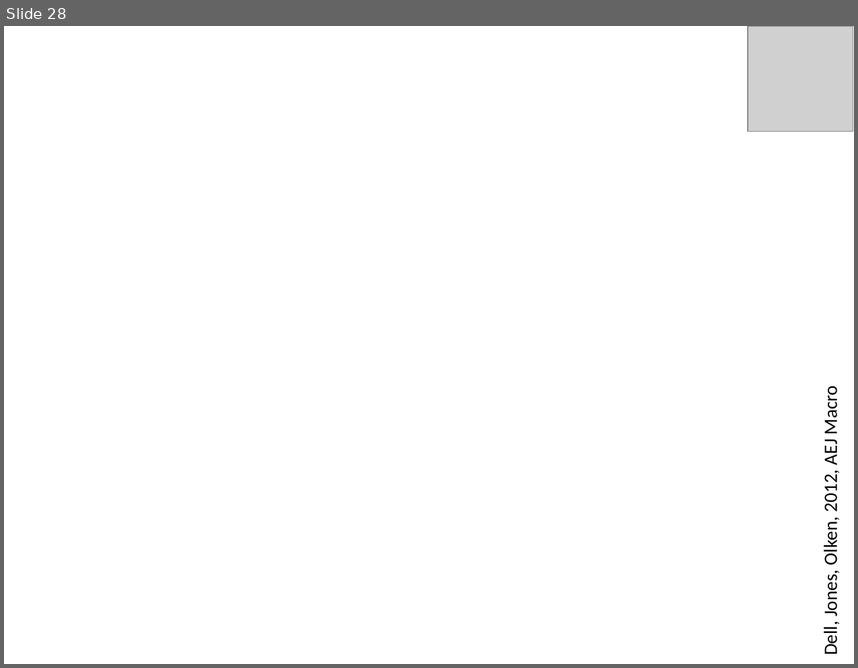
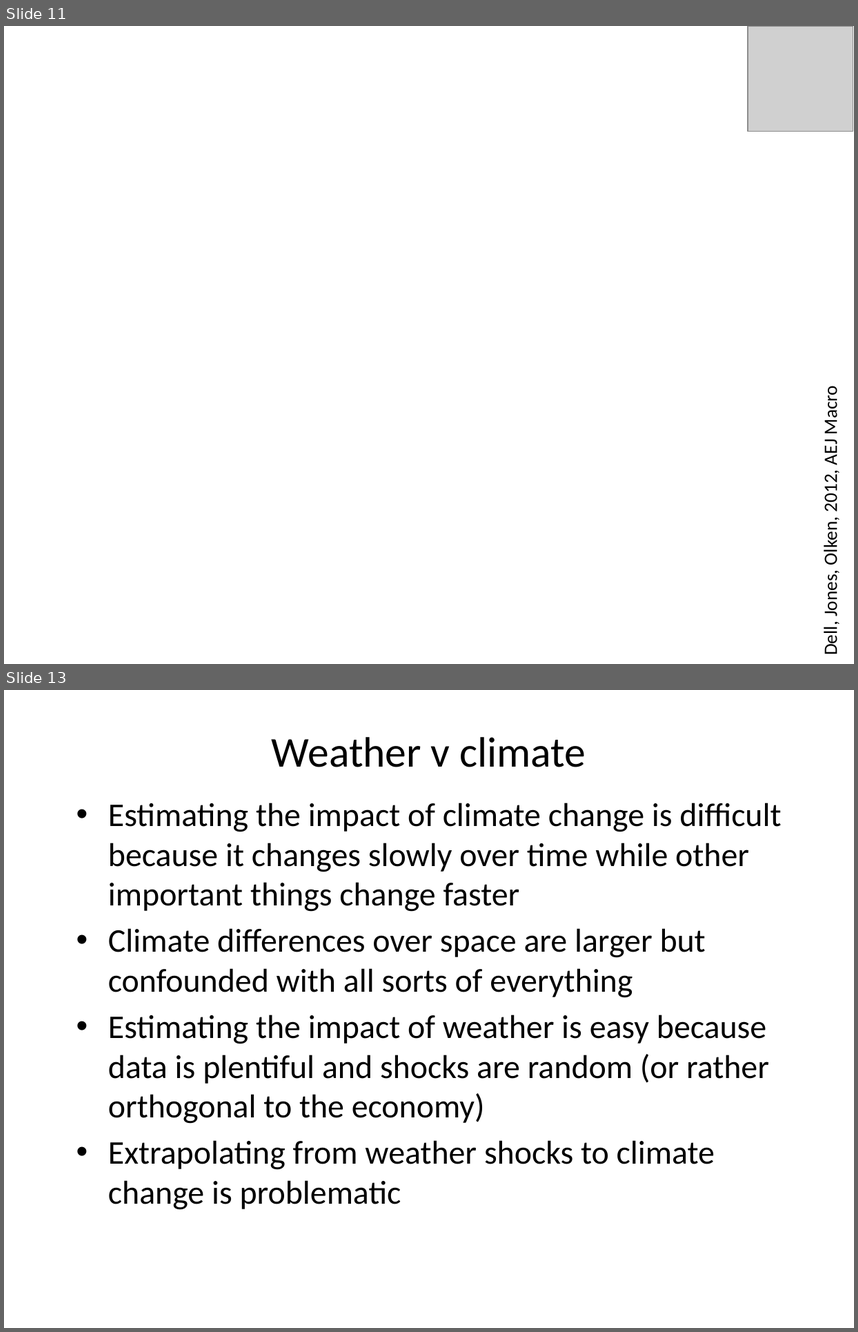
Before and after one commit to rtol/ClimateEconomics, a slide deck: cceug7 development.pptx. Shown one above the other, each under a label of ours: slide 28 before the commit, slides 11 and 13 after it; the slides between them are not shown. The pictures are 858x668 and 858x1332 pixels, drawn with LibreOffice and Linux fonts; fonts in the diff are those of the drawing; grey boxes stand for pictures; background and template pictures are left out. Boxes give left, top, right and bottom in pixels: in the first picture for what was removed or moved away, otherwise in the second. Text is boxed around its words. In the diff, an @@ line names an element or a change of style, - is before the commit and + after.

```diff
--- a/cceug7 development.pptx
+++ b/cceug7 development.pptx
@@ slide 13 added at (4, 690, 854, 1328), background #FFFFFF @@
@@ title added at (272, 737, 586, 767), 36 pt, text #000000 @@
+Weather v climate
@@ text added at (108, 802, 781, 1210), 28 pt, text #000000 @@
+• Estimating the impact of climate change is difficult because it changes slowly over time while other important things change faster
+• Climate differences over space are larger but confounded with all sorts of everything
+• Estimating the impact of weather is easy because data is plentiful and shocks are random (or rather orthogonal to the economy)
+• Extrapolating from weather shocks to climate change is problematic
@@ what was slide 28 is now slide 11 @@
```
Also in this commit, not shown: 7 slides changed, 4 other slides added, 16 slides removed, 7 other files.
